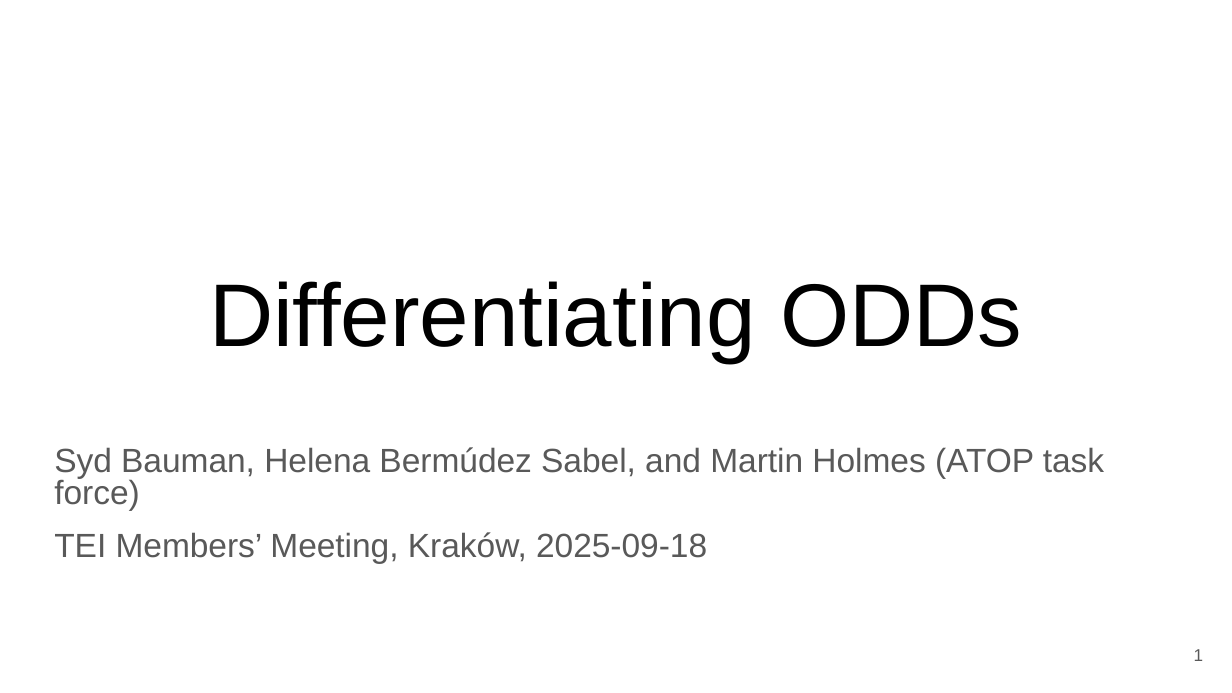
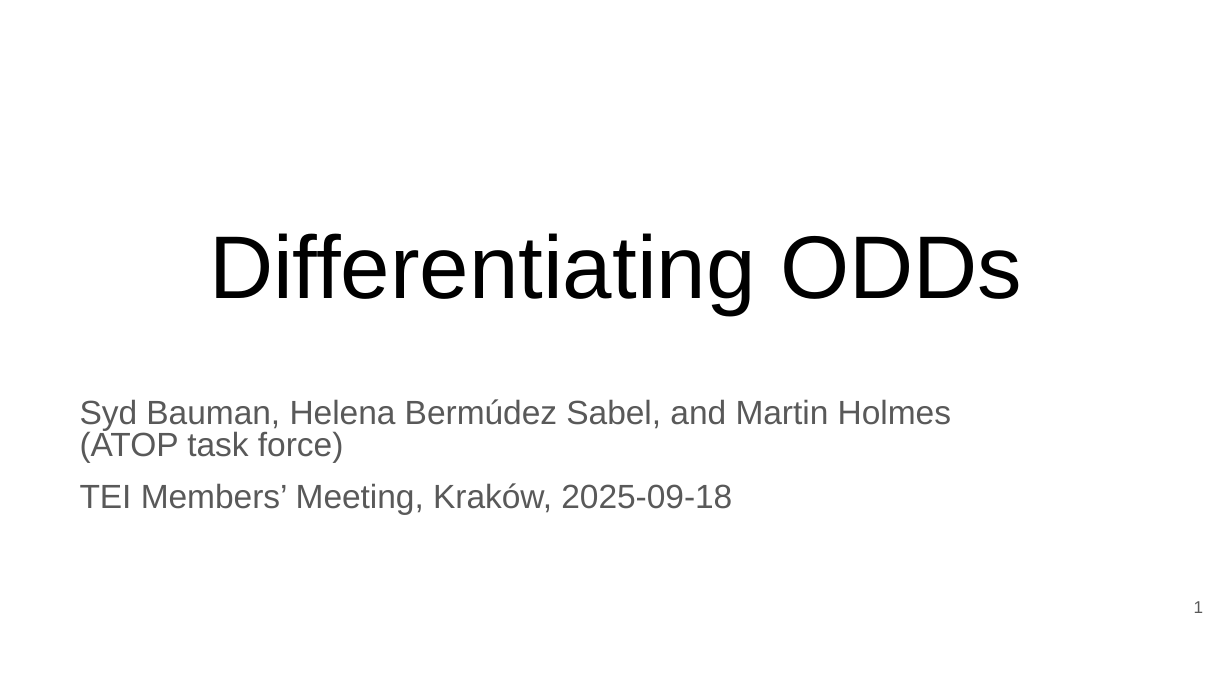
Before and after one commit to TEIC/atop, a slide deck: slide 1 of Documentation/presentations/TEI_2025_Krakow.odp. Drawn at 1232x693 pixels with LibreOffice and Linux fonts; fonts in the diff are those of the drawing; background and template pictures are left out. Boxes give left, top, right and bottom in pixels: in the first picture for what was removed or moved away, otherwise in the second. Text is boxed around its words. In the diff, an @@ line names an element or a change of style, - is before the commit and + after.

Commit message:
Tweaks, mostly at today’s meeting

```diff
--- a/Documentation/presentations/TEI_2025_Krakow.odp
+++ b/Documentation/presentations/TEI_2025_Krakow.odp
@@ title "Differentiating ODDs": place and size @@
-title "Differentiating ODDs" at [209,281,1022,362]
+title "Differentiating ODDs" at [209,233,1022,314]
@@ subtitle "Syd Bauman, Helena Bermúdez Sabel, ..." rewrapped from [54,447,1104,563] to [80,399,951,515] @@
@@ page number: place and size @@
-page number at [1194,649,1204,661]
+page number at [1194,601,1204,613]
```
Also in this commit, not shown: 4 other slides changed, 1 other file.
